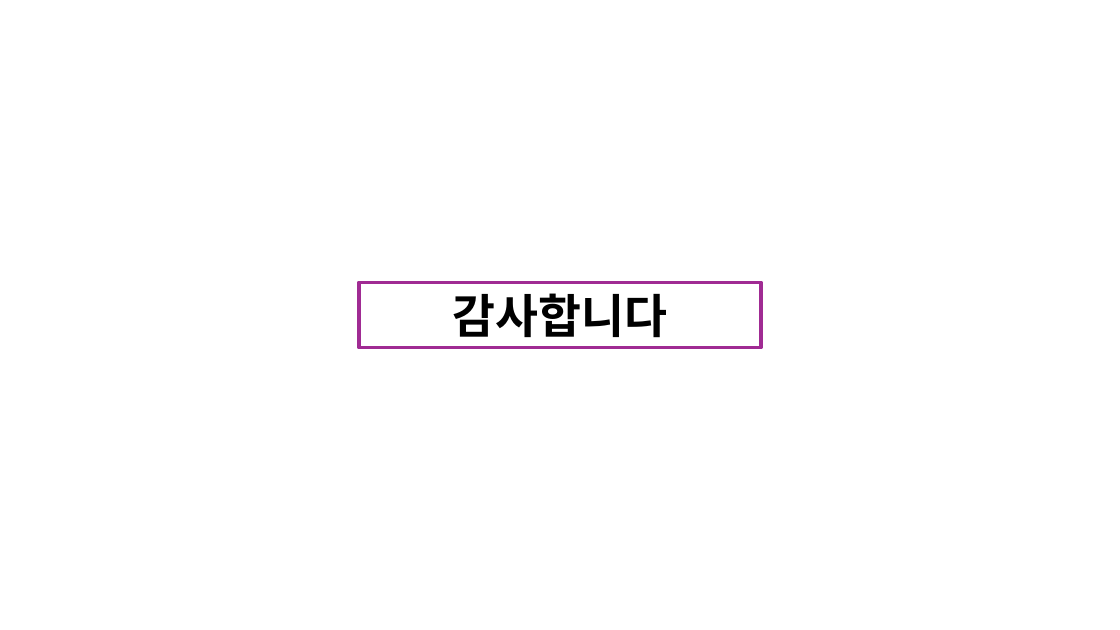
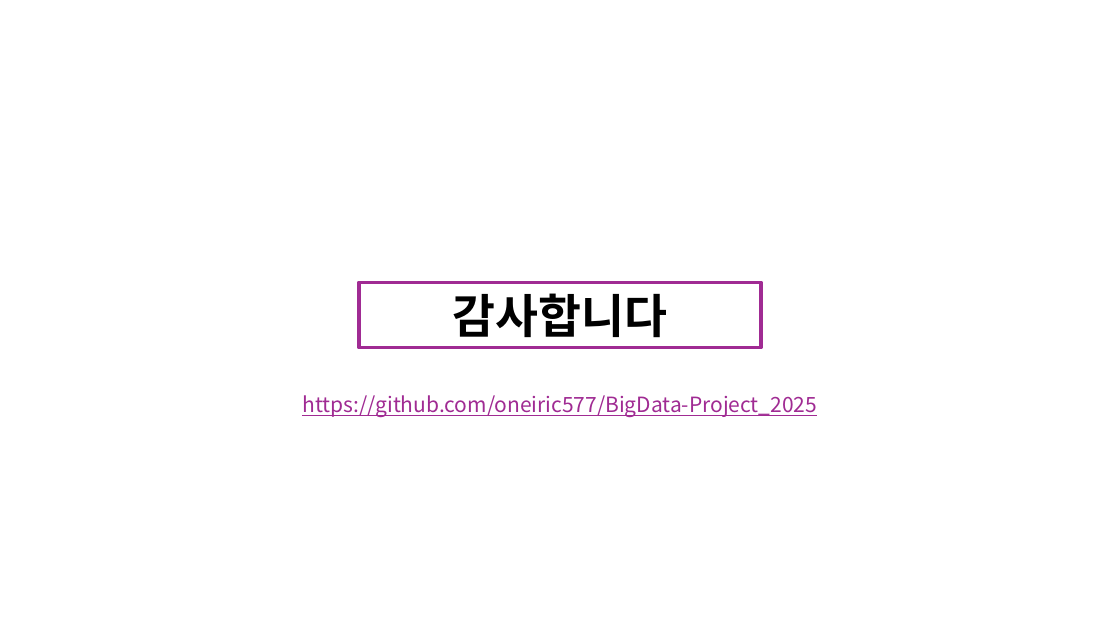
Before and after one commit to oneiric577/BigData-Project_2025, a slide deck: slide 20 of 202144022(KSS_Big_Data).pptx. Drawn at 1120x630 pixels with LibreOffice and Linux fonts; fonts in the diff are those of the drawing. Boxes give left, top, right and bottom in pixels: in the first picture for what was removed or moved away, otherwise in the second. Text is boxed around its words. In the diff, an @@ line names an element or a change of style, - is before the commit and + after.

```diff
--- a/202144022(KSS_Big_Data).pptx
+++ b/202144022(KSS_Big_Data).pptx
@@ text added at [302, 395, 817, 417], 18 pt, text #A02B93, underline @@
+https://github.com/oneiric577/BigData-Project_2025
```
Also in this commit, not shown: 1 other file.
